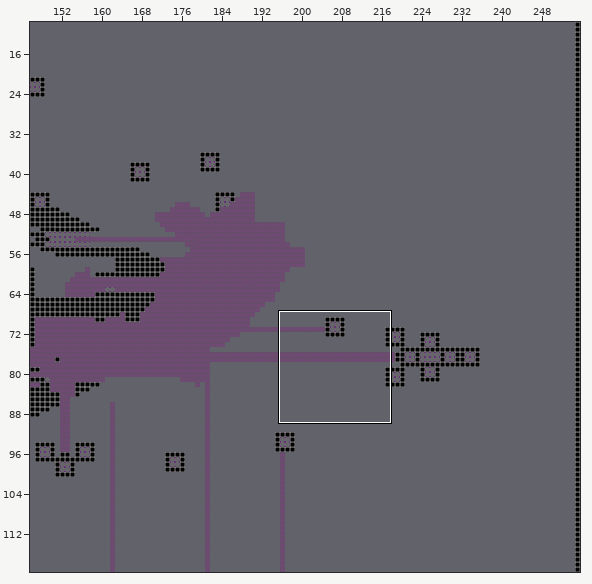
Tiled map, stored at core/assets/level2.tmx. The picture above shows the old version from afar; the outline marks the close-up.
Close-up. First the earlier version:
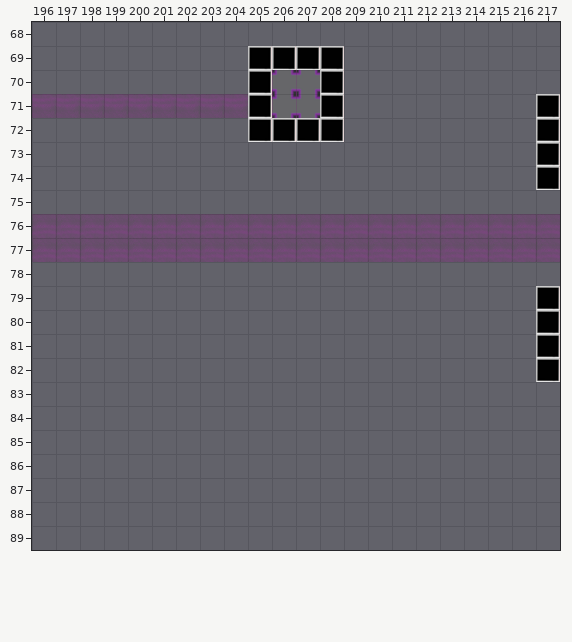
Cells are 32x32 px. Shown: x 196..217, y 68..89. The commit also changed other parts of the map, which this record leaves out.
After the commit:
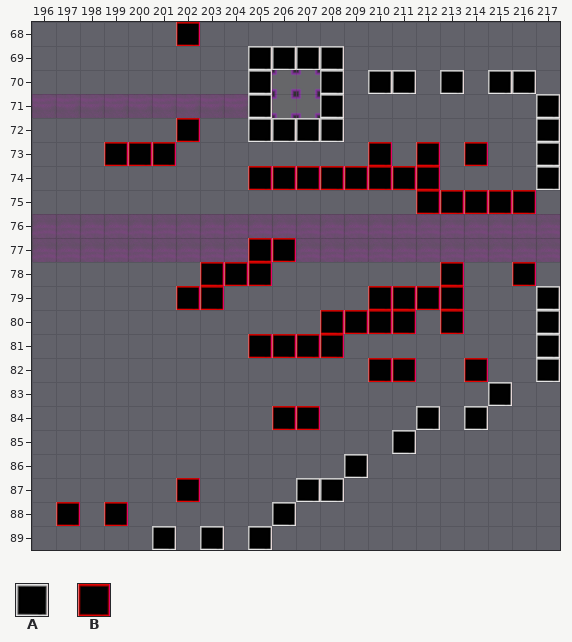
Key: from "cubes": A 2, B 3.
_ is an empty cell, . an unchanged one.
The edit:
--- layer "object"
@@ x 202..202 @@
-68 _
+68 B
@@ x 210..216 @@
-70 __._.__
+70 AA.A.AA
@@ x 199..216 @@
-72 ..._..............
-73 ___........_._._..
-74 ......________....
-75 ............._____
+72 ...B..............
+73 BBB........B.B.B..
+74 ......BBBBBBBB....
+75 .............BBBBB
@@ x 197..216 @@
-77 ........__..........
-78 ......___......._.._
-79 .....__......____...
-80 ...........____._...
-81 ........____........
-82 .............__.._..
-83 .................._.
-84 .........__...._._..
-85 .............._.....
-86 ............_.......
-87 ....._....__........
-88 _._......_..........
-89 ...._._._...........
+77 ........BB..........
+78 ......BBB.......B..B
+79 .....BB......BBBB...
+80 ...........BBBB.B...
+81 ........BBBB........
+82 .............BB..B..
+83 ..................A.
+84 .........BB....A.A..
+85 ..............A.....
+86 ............A.......
+87 .....B....AA........
+88 B.B......A..........
+89 ....A.A.A...........
